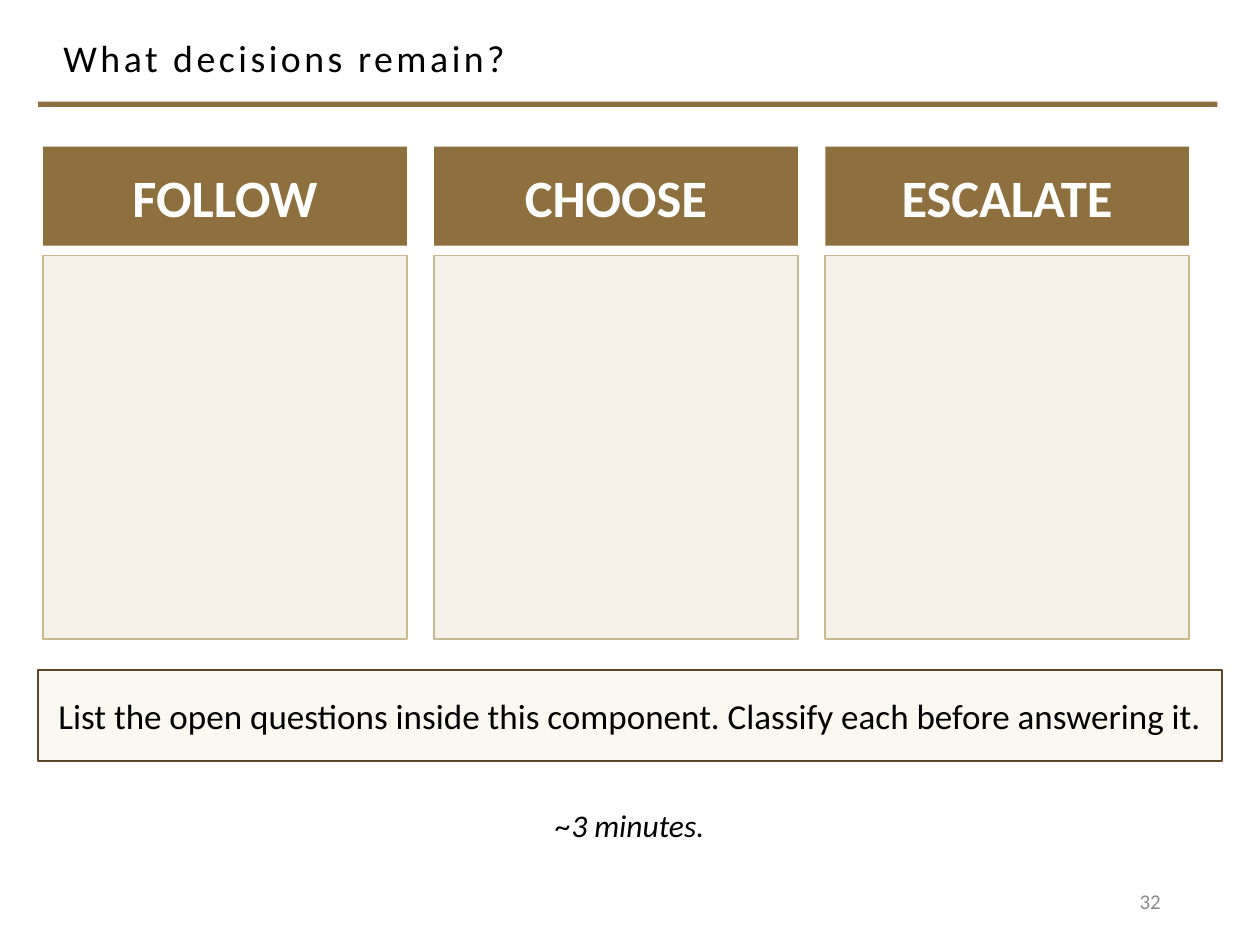
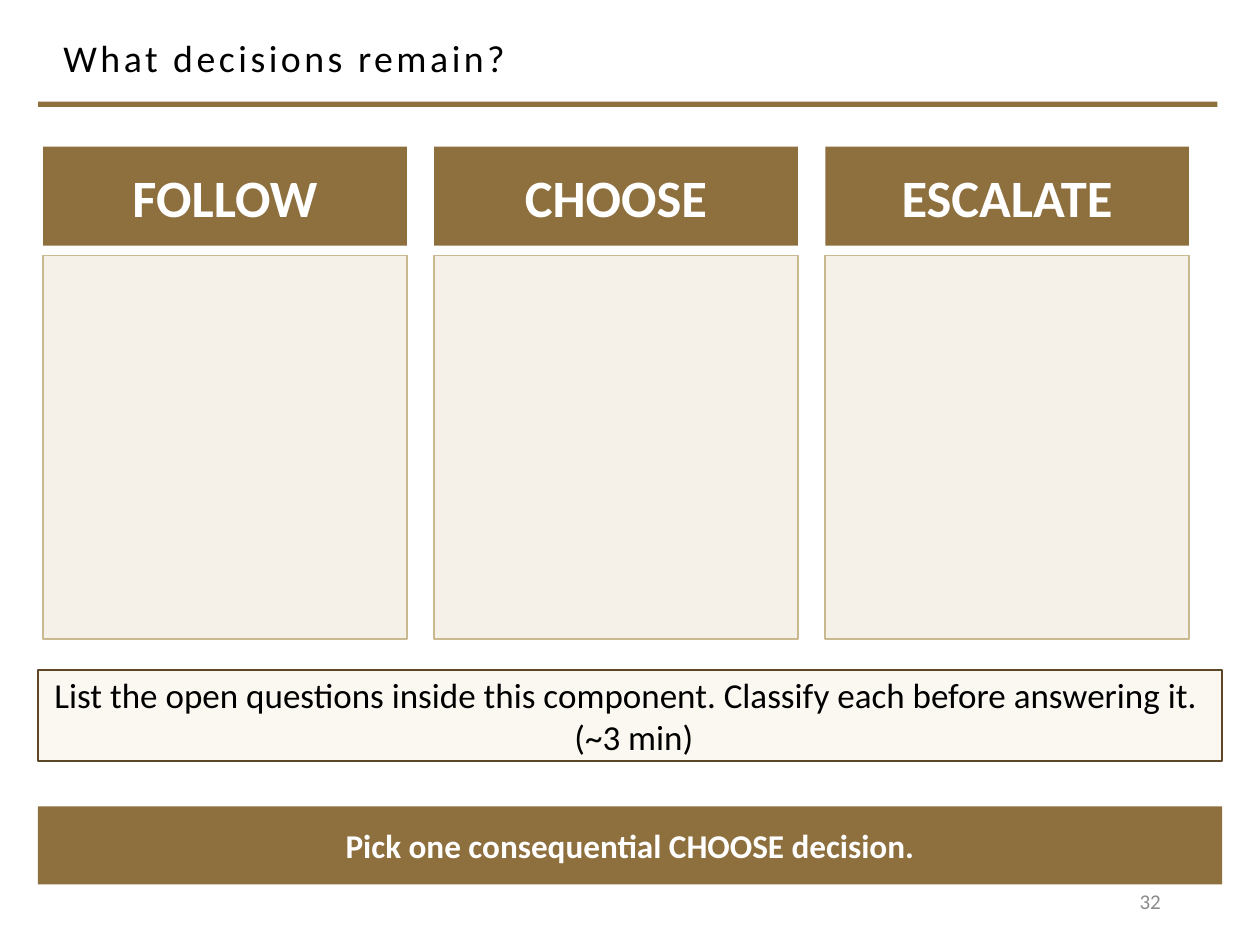
Before and after one commit to davisjam/model-based-agentic-software-engineering, a slide deck: slide 32 of course/lectures/act-1-foundations/07-design/1-7-Design.pptx. Drawn at 1260x945 pixels with LibreOffice and Linux fonts; fonts in the diff are those of the drawing; background and template pictures are left out. Boxes give left, top, right and bottom in pixels: in the first picture for what was removed or moved away, otherwise in the second. Text is boxed around its words. In the diff, an @@ line names an element or a change of style, - is before the commit and + after.

Commit message:
course(design): targeted typography + TPS/MAGE-motif polish of the Software Design deck

```diff
--- a/course/lectures/act-1-foundations/07-design/1-7-Design.pptx
+++ b/course/lectures/act-1-foundations/07-design/1-7-Design.pptx
@@ text in rectangle at (x1=54, y1=683, x2=1197, y2=755): text changed @@
-List the open questions inside this component. Classify each before answering it.
+List the open questions inside this component. Classify each before answering it. (~3 min)
@@ rectangle "Pick one consequential CHOOSE decision." resized from (x1=556, y1=815, x2=704, y2=838) to (x1=38, y1=806, x2=1222, y2=885) @@
@@ rectangle "Pick one consequential CHOOSE decision." at (x1=38, y1=806, x2=1222, y2=885): vertical alignment top to middle; fill none to #8E6F3E @@
@@ text in rectangle at (x1=346, y1=834, x2=914, y2=864): text changed; size 18 to 19 pt; text colour #000000 to #FFFFFF; bold on; italic off @@
-~3 minutes.
+Pick one consequential CHOOSE decision.
```
Also in this commit, not shown: 10 other slides changed, 1 other file.
